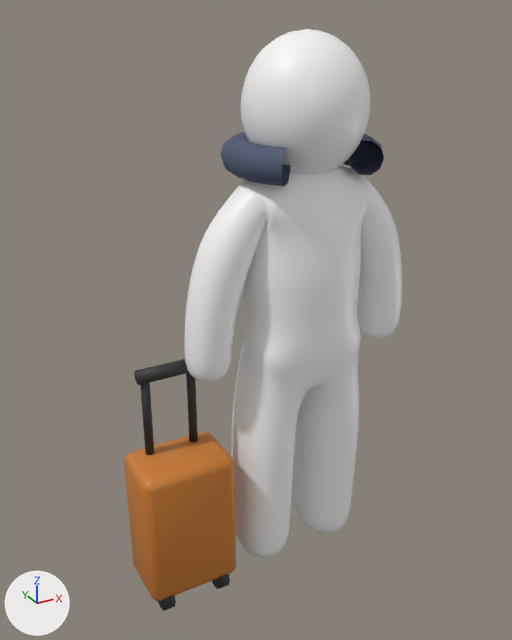
Before and after pictures for a commit that changed the glTF model assets/cp_character_rigged.glb.
One viewpoint serves both versions: a 50 mm lens placed at (-0.574, -0.896, 0.949), pointed at (-0.065, 0.029, 0.487). Every picture has the same lights, and +X, +Y and +Z are marked at lower left. The first picture is the older version. Vertices at exactly the same position are counted once.

Objects in the first picture: 'CP_Character', 'PR_Carrier'.
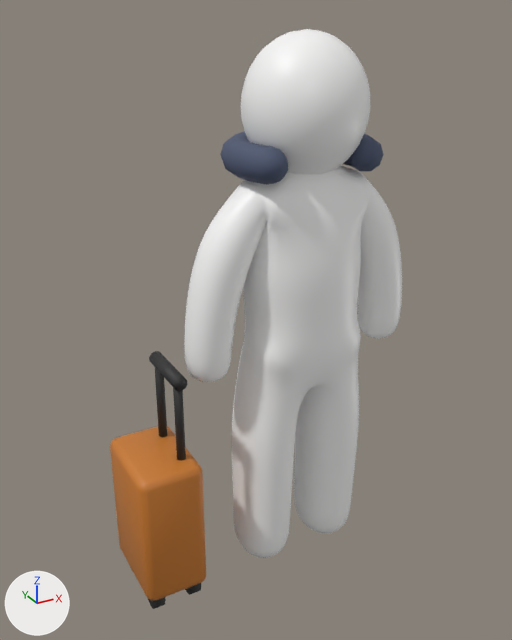
What changed in the scene script:
```text
Change me_cp_character:
    used by ob_cp_character; location = (0.0, 0.0, 0.0)
    remove me_cp_character.from_pydata(...)  # 7010 vertices, 13992 faces; spans x -0.2..0.2, y -0.09..0.127, z 0.035..0.923
    add me_cp_character.from_pydata(...)  # 7050 vertices, 14088 faces; spans x -0.2..0.2, y -0.09..0.127, z 0.035..0.923
    me_cp_character part 1
    20 vertices are removed from x -0.086..0.086, y -0.08..-0.043, z 0.725..0.775
    40 faces are deleted
    60 vertices are added at x -0.095..0.095, y -0.068..-0.042, z 0.729..0.771
    136 new faces join them, mat_cp_pillow (dark blue #4c5670)
Change me_pr_carrier:
    used by ob_pr_carrier; location = (0.0, 0.0, 0.0)
    remove me_pr_carrier.from_pydata(...)  # 204 vertices, 376 faces; spans x -0.302..-0.147, y -0.061..0.049, z 0.035..0.449
    add me_pr_carrier.from_pydata(...)  # 204 vertices, 376 faces; spans x -0.308..-0.2, y -0.056..0.099, z 0.035..0.449
    me_pr_carrier part 2: the loose piece of 24 vertices spanning x -0.283..-0.265, y -0.061..-0.011, z 0.035..0.085 is moved by (-0.013, 0.012, 0.0)
    me_pr_carrier part 3: the loose piece of 24 vertices spanning x -0.184..-0.166, y -0.061..-0.011, z 0.035..0.085 is moved by (-0.047, 0.012, 0.0)
    me_pr_carrier part 4: the loose piece of 16 vertices spanning x -0.27..-0.255, y 0.014..0.029, z 0.3..0.438 is moved by (0.038, -0.038, 0.0)
    me_pr_carrier part 5: the loose piece of 16 vertices spanning x -0.194..-0.179, y 0.014..0.029, z 0.3..0.438 is moved by (-0.038, 0.038, 0.0)
    me_pr_carrier part 6: the loose piece of 20 vertices spanning x -0.274..-0.174, y 0.01..0.033, z 0.427..0.449 is multiplied about its middle by the matrix ((0.0, 0.0, -1.0), (-1.0, 0.0, 0.0), (0.0, 1.0, 0.0))
    me_pr_carrier part 7: 56 of 204 vertices moved; they spanned x -0.302..-0.147, y -0.06..0.048, z 0.065..0.3 and now span x -0.308..-0.2, y -0.056..0.099, z 0.065..0.3; mean shift (-0.03, 0.028, 0.0); largest move (-0.153, 0.042, 0.071) -> (-0.206, 0.093, 0.071)
    other edits to the shape of me_pr_carrier do not show in these pictures
```

What differs and where, as boxes (x1, y1, x2, y2) in the pictures (512 x 640 px; the box of a moved part takes in the faces that stretch with it):
'PR_Carrier', reshaped (14% narrower): before (124, 359, 236, 611); after (110, 351, 206, 609)
part 1 of me_cp_character, reshaped: before (260, 138, 384, 186); after (260, 138, 384, 184)
part 2 of me_pr_carrier, moved or reshaped: before (158, 595, 176, 611); after (148, 597, 166, 609)
part 3 of me_pr_carrier, moved or reshaped: before (212, 573, 230, 589); after (185, 583, 201, 595)
part 4 of me_pr_carrier, moved or reshaped: before (140, 383, 154, 455); after (173, 388, 186, 461)
part 5 of me_pr_carrier, moved or reshaped: before (186, 373, 198, 442); after (155, 368, 167, 437)
part 6 of me_pr_carrier, moved or reshaped: before (134, 359, 189, 385); after (149, 351, 188, 391)
part 7 of me_pr_carrier, moved or reshaped: before (124, 431, 236, 601); after (110, 426, 206, 601)
